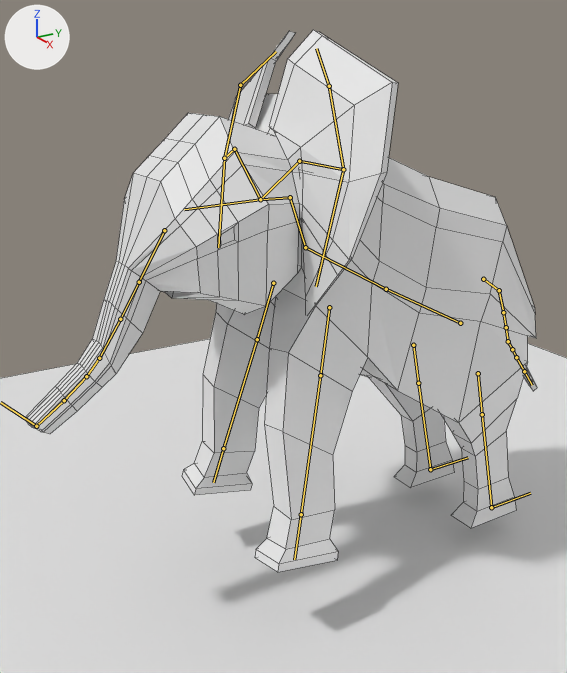
What one commit did to the Blender file models/baby_elephant/elephant-sneez.blend.
The view is the same before and after, from a 50 mm lens placed at (4.08, -2.87, 3.43), pointed at (-0.23, -0.26, 1.69). The axes (+X, +Y, +Z) are drawn at upper left. The lights are the same throughout. Both versions are drawn at frame 14 of the action 'ArmatureAction'; the numbers are the values there. The bones that bend it are drawn over the model as lines. Mesh edges are drawn as thin lines.

Objects in the first picture: 'Plane', 'elephant-model'.
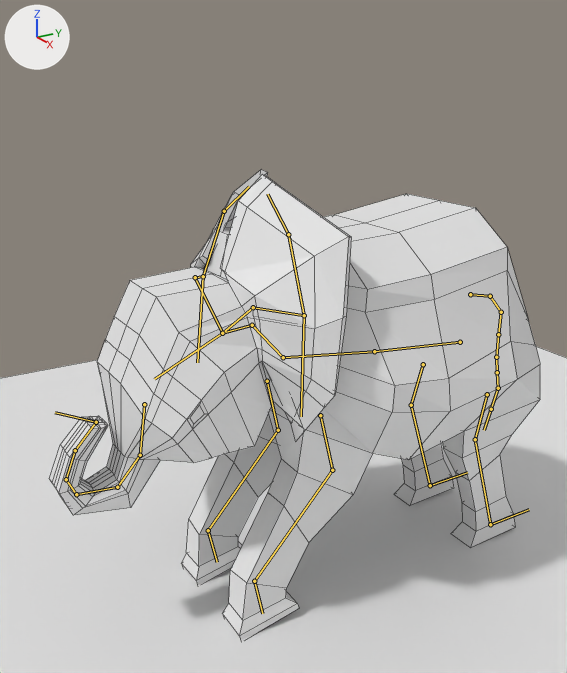
Where the change shows, as pixel boxes [x1, y1, x2, y2] in the pictures (567 x 673 px):
'elephant-model', posed (13% shorter)
    before: [26, 30, 537, 572]
    after: [49, 170, 540, 640]
bone 'Spine back', root to tip
    before: (460, 323) to (386, 289)
    after: (460, 342) to (374, 351)
bone 'Neck_1', root to tip
    before: (290, 197) to (260, 199)
    after: (252, 325) to (222, 333)
bone 'Head', root to tip
    before: (260, 199) to (184, 209)
    after: (222, 333) to (154, 379)
bone 'Trumpet_ik', root to tip
    before: (36, 426) to (0, 402)
    after: (96, 422) to (55, 412)
bone 'Ear_L_1', root to tip
    before: (299, 161) to (343, 169)
    after: (253, 307) to (304, 315)
bone 'Ear_L_Top', root to tip
    before: (343, 169) to (329, 86)
    after: (304, 315) to (288, 234)
bone 'Ear_L_Bottom', root to tip
    before: (343, 169) to (316, 286)
    after: (304, 315) to (301, 416)
bone 'Ear_R_1', root to tip
    before: (234, 149) to (224, 158)
    after: (195, 277) to (203, 276)
bone 'Ear_R_Top', root to tip
    before: (224, 158) to (240, 85)
    after: (203, 276) to (224, 211)
bone 'Tail_1', root to tip
    before: (503, 312) to (506, 327)
    after: (501, 312) to (498, 334)
bone 'Tail_3', root to tip
    before: (516, 357) to (524, 371)
    after: (498, 388) to (491, 409)

What the commit changed:
Object 'Armature' (bone_rig_object) moves from (0.0, 1.079, 2.056) to (0.006, 1.082, 2.078).
Bone 'Root' (bone_root) moves from (0.169, -0.001, 0.0) to (0.0, 0.0, 0.0).
Bone 'Spine back' (bone_spine_back) turns from (-17, 0, 0) to (5, 0, 0) degrees about its own x, y and z.
Bone 'Neck_1' (bone_neck_1) turns from (16, 0, 0) to (0, 0, 0) degrees about its own x, y and z.
Bone 'Head' (bone_head) turns from (0, 0, 0) to (17, 0, 0) degrees about its own x, y and z.
Bone 'Trumpet_ik' (bone_trumpet_ik) moves from (-0.102, -0.272, 0.293) to (0.003, 0.055, -0.858).
Bone 'Ear_L_1' (bone_ear_l_1) turns from (-1, 0, -6) to (-5, -2, -22) degrees about its own x, y and z.
Bone 'Ear_L_Top' (bone_ear_l_top) turns from (1, 2, -4) to (4, 8, -14) degrees about its own x, y and z.
Bone 'Ear_L_Bottom' (bone_ear_l_bottom) turns from (1, 0, -3) to (3, -2, -12) degrees about its own x, y and z.
Bone 'Ear_R_1' (bone_ear_r_1) turns from (-1, 2, 6) to (-1, 7, 23) degrees about its own x, y and z.
Bone 'Ear_R_Top' (bone_ear_r_top) turns from (2, -2, 5) to (7, -7, 18) degrees about its own x, y and z.
Bone 'Tail_1' (bone_tail_1) turns from (-28, 8, -15) to (-80, 0, 0) degrees about its own x, y and z.
Bone 'Tail_3' (bone_tail_3) turns from (28, 14, 16) to (0, 0, 0) degrees about its own x, y and z.
Bone 'Front_left' (bone_front_left) moves from (0.309, 0.0, 0.007) to (0.0, 0.0, 0.0).
Bone 'Front_right' (bone_front_right) moves from (-0.261, 0.0, 0.006) to (0.0, 0.0, 0.0).
